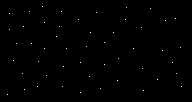
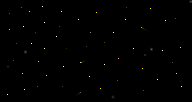
Revision of a layered 192 x 102 image; what changed, layer by layer:
added layer "2" above "1" over bbox(6, 0, 192, 99)
renamed "Background" to "1", hid it over bbox(6, 0, 192, 99)
